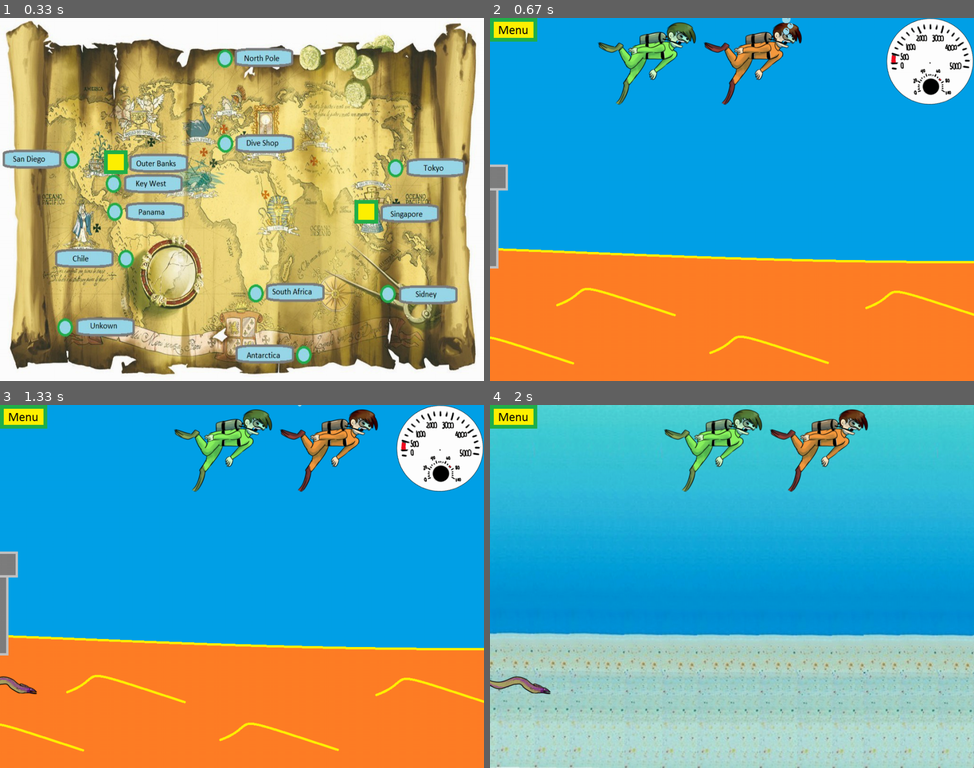
Above: before the commit, frames 1-4 (two rows, left to right).
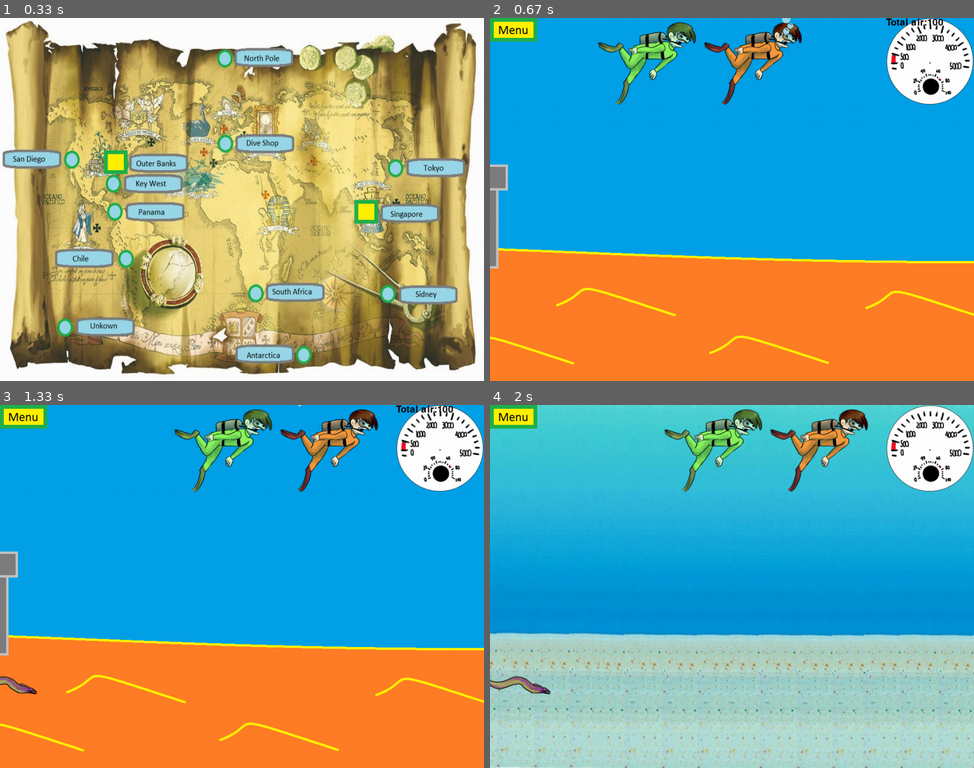
Above: after the commit, the same moments.

Repository: Paintcheck/PyGameTake3
Game: pygame game, started from GameTest/BigWorld.py
The game is run twice, just before and just after one commit, with the same random seed, the same clock (stepped at 60 frames per second) and the same inputs.
Inputs (mouse positions are in pixels of both pictures, inside the frame that each line leads up to):
- Up to frame 1 (0.33 s): no input
- Up to frame 2 (0.67 s): press the mouse at (857, 210) at 0.37 s; move the mouse to (848, 203) at 0.47 s; release the mouse at (843, 192) at 0.6 s
- Up to frame 3 (1.33 s): hold D 0.67-1.13 s; hold W from 1.17 s (still down)
- Up to frame 4 (2 s): release W at 1.47 s; press the mouse at (514, 415) at 1.53 s; move the mouse to (683, 528) at 1.63 s; release the mouse at (857, 644) at 1.77 s; press the mouse at (606, 550) at 1.87 s; move the mouse to (586, 499) at 1.97 s

Frame 1 is identical in both runs. In frame 2, 0.1% of the frame differs, in the area x 81-94%, y 0-3%; in frame 3, 0.1%; in frame 4, 3.4%, in the area x 81-100%, y 0-24%.

Commit message:
Working Air
On Singapore the air properly decreases when swimming and still. Yay

Diff:
--- a/GameTest/BigWorld.py
+++ b/GameTest/BigWorld.py
@@ -1,6 +1,10 @@
 import pygame
+import sys
 import time
 import csv
+# Setup
+pygame.init() #Moved this up here because it was messing with stuff. No reason for it to come after all these anyway
+pygame.time.set_timer(pygame.USEREVENT+1, 5000)
 
 def load(savefile):
     with open(savefile, 'rt') as f:
@@ -66,13 +70,18 @@
 
 AquariumBackground = pygame.image.load("Aquarium.jpg") # 1024 x 768
 
-airgauge = pygame.image.load("AirGauge.png")
-
 bubblespeed = 2
 speed = 10
 eelspeed = 5
 cfishspeed = 2
 
+#############Air Vars go Here###############
+airgauge = pygame.image.load("AirGauge.png")
+
+air_consumption = 1
+total_air = 100
+font = pygame.font.Font(None, 30) #Debugging air consumption cod
+##############################################
 spacehit = False
 
 ocean = [135, 206, 250]
@@ -147,8 +156,7 @@
 def drawgauge(screen, x, y):
     screen.blit(airgauge, (x, y))
 
-# Setup
-pygame.init()
+
 
 # Set the width and height of the screen [width,height]
 size=[1024,768]
@@ -234,6 +242,8 @@
 
 # -------- Main Program Loop -----------
 while done==False:
+    # Limit to 30 frames per second
+    clock.tick(30)
 
 
 ################# Map Level 0 ###########################
@@ -265,6 +275,9 @@
         y_mouse = mouse_pos[1]
         # ALL EVENT PROCESSING SHOULD GO BELOW THIS COMMENT
         for event in pygame.event.get(): # User did something
+            if event.type == pygame.USEREVENT+1:
+                total_air-=air_consumption
+                print("Consume Air Called")
             if event.type == pygame.QUIT: # If user clicked close
                 done=True # Flag that we are done so we exit this loop
                 # User pressed down on a key
@@ -272,18 +285,23 @@
                 if x_mouse > x_menu and x_mouse < x_menu + 100 and y_mouse > y_menu and y_mouse < y_menu + 50:
                     page = 0
             if event.type == pygame.KEYDOWN:
+
                 # Figure out if it was an arrow key. If so
                 # adjust speed.
                 if event.key == pygame.K_a:
                     x_speed=-speed
                     direction=0
+                    air_consumption = 2 #More air used while swimming
                 if event.key == pygame.K_d:
                     x_speed=speed
                     direction=1
+                    air_consumption = 2 #More air used while swimming
                 if event.key == pygame.K_w:
                     y_speed=-speed
+                    air_consumption = 2 #More air used while swimming
                 if event.key == pygame.K_s:
                     y_speed=speed
+                    air_consumption = 2 #More air used while swimming
                 if event.key == pygame.K_SPACE:
                     spacehit = True
                 if event.key == pygame.K_ESCAPE:
@@ -291,6 +309,7 @@
 
             # User let up on a key
             if event.type == pygame.KEYUP:
+                air_consumption = 1
                 # If it is an arrow key, reset vector back to zero
                 if event.key == pygame.K_a:
                     x_speed=0
@@ -494,12 +513,16 @@
         # above this, or they will be erased with this command.
         screen.fill(ocean)
         #screen.blit(SeafloorBackground, (0,0))
-
         drawsandcastle(screen, x_coordback, y_coordback)
         drawrocks(screen, x_coordback - 100, 0)
         drawrocks(screen, x_coordback + 100 + 6000 - 200, 0)
         drawtreasuresmall(screen, x_coordtreasure, y_coordtreasure)
-        drawgauge(screen, x_coordgauge, y_coordgauge)
+        ####
+        drawgauge(screen, x_coordgauge, y_coordgauge) #This way the air gauge is always in the background
+        ta = "Total air:" + str(total_air)
+        airtext = font.render(ta, 1, black)
+        screen.blit(airtext, (x_coordgauge, y_coordgauge))
+        ##AirGauge##
         if buddydirection == 1:
             RdrawBuddy(screen, x_coordbuddy, y_coordbuddy)
         else:
@@ -788,11 +811,11 @@
         # above this, or they will be erased with this command.
         screen.fill(ocean)
         #screen.blit(SeafloorBackground, (0,0))
-
         drawseafloor(screen, x_coordback, y_coordback)
         drawrocks(screen, x_coordback - 100, 0)
         drawrocks(screen, x_coordback + 100 + 6000 - 200, 0)
         drawtreasuresmall(screen, x_coordtreasure, y_coordtreasure)
+        drawgauge(screen, x_coordgauge, y_coordgauge) #This way the air gauge is always in the background
 
         if buddydirection == 1:
             RdrawBuddy(screen, x_coordbuddy, y_coordbuddy)
@@ -854,9 +877,6 @@
     # Go ahead and update the screen with what we've drawn.
     pygame.display.flip()
 
-    # Limit to 30 frames per second
-    clock.tick(30)
-
 # Close the window and quit.ti
 # If you forget this line, the program will 'hang'
 # on exit if running from IDLE (indeed it will I found this out the hard way)
